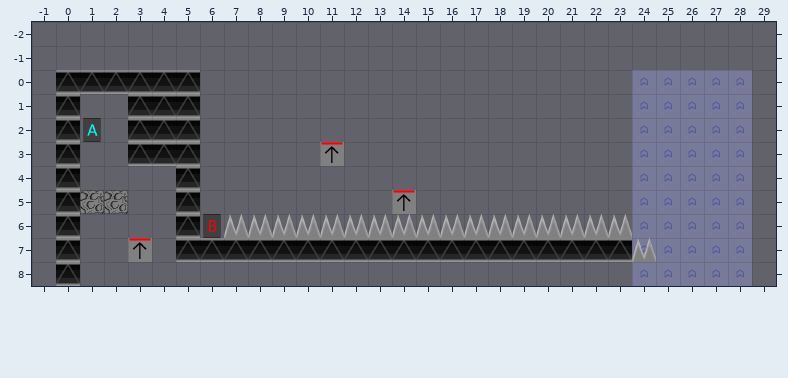
A Tiled map gets an edit: core/assets/levels/level8.tmx. The first picture shows the starting point.
Cells are 64x64 px. Shown: x -1..29, y -2..8.
The same view after the edit:
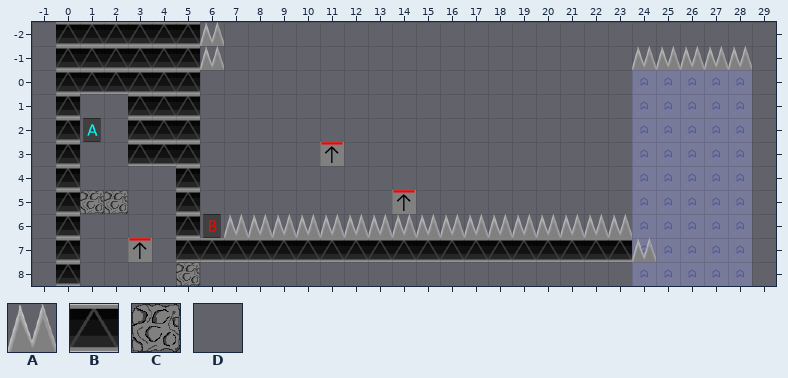
Key: from "ASEC P": A 1 "spike_tile", B 7 "static_block", C 10 "basic_block", D 15 "invisible_spike".
Objects are placed by their top-left corner, in cells (3,4 is the top-left corner of cell 3,4); size is 1x1 cell unless given.
What changed:
Layer "static":
A new object: B "static_block" at 5,-2.
A new object: B "static_block" at 4,-2.
A new object: B "static_block" at 3,-2.
A new object: B "static_block" at 2,-2.
A new object: B "static_block" at 1,-2.
A new object: B "static_block" at 0,-2.
A new object: A "spike_tile" at 6,-2.
A new object: A "spike_tile" at 28,-1.
A new object: A "spike_tile" at 27,-1.
A new object: A "spike_tile" at 26,-1.
A new object: A "spike_tile" at 25,-1.
A new object: A "spike_tile" at 24,-1.
A new object: B "static_block" at 5,-1.
A new object: B "static_block" at 4,-1.
A new object: B "static_block" at 3,-1.
A new object: B "static_block" at 2,-1.
A new object: B "static_block" at 1,-1.
A new object: B "static_block" at 0,-1.
A new object: A "spike_tile" at 6,-1.
Object D "invisible_spike" at 0,-1 is removed.
Object D "invisible_spike" at 1,-1 is removed.
Object D "invisible_spike" at 2,-1 is removed.
Object D "invisible_spike" at 3,-1 is removed.
Object D "invisible_spike" at 4,-1 is removed.
Object D "invisible_spike" at 5,-1 is removed.
Object D "invisible_spike" at 6,-1 is removed.
Object D "invisible_spike" at 24,-1 is removed.
Object D "invisible_spike" at 25,-1 is removed.
Object D "invisible_spike" at 26,-1 is removed.
Object D "invisible_spike" at 27,-1 is removed.
Object D "invisible_spike" at 28,-1 is removed.
Layer "block7" (added):
A new object: C "basic_block" at 5,8.
Pixel boxes of the changes (left, top, right, bottom) in both pictures:
changed: (56, 22, 224, 70)
changed: (632, 46, 752, 70)
added: (176, 262, 200, 286)
